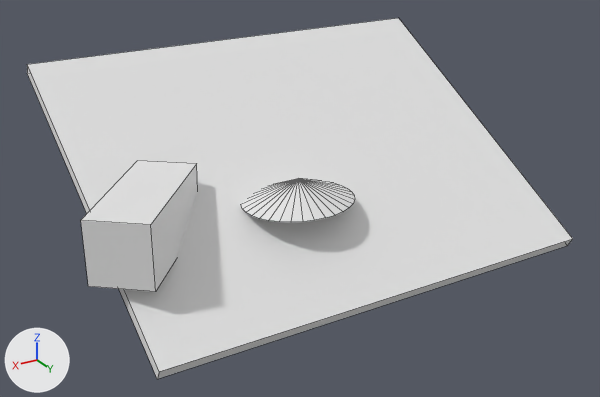
The Blender file starman/starman/res/model/collisionTest/colli.blend, before and after one commit.
Before and after are seen from a camera (50 mm lens) standing at (39.4, 64.7, 29.6) and looking at (1.5, 1.6, -2.0). The lights are fixed; the arrows at lower left show +X, +Y and +Z. Mesh edges are drawn as thin lines.
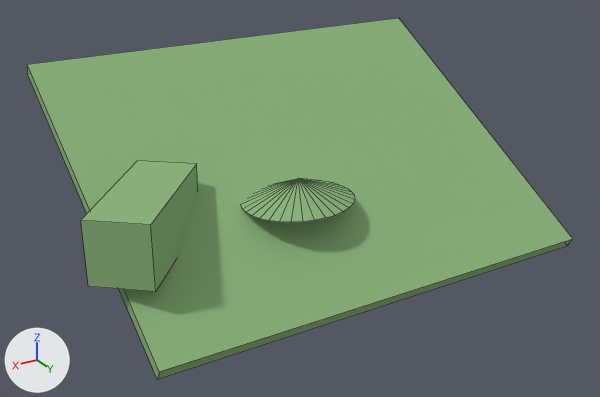
Changed parts and their boxes [x1, y1, x2, y2] in the pictures (600 x 397 px):
'Cube', recoloured (white to green): [27, 18, 573, 379] in both
'Cube.001', recoloured (white to green): [81, 161, 198, 292] in both
'Cone', recoloured (white to green): [241, 178, 355, 222] in both

What the commit changed:
Material 'Material' (mat_material) changes colour from white #e7e7e7 to green #8fb67f; in linear values from (0.8, 0.8, 0.8) to (0.274, 0.467, 0.213).
me_cone has 33 vertices, 33 faces and spans x -1.0..1.0, y -1.0..1.0, z -1.0..1.0.
me_cone now uses material mat_material (green #8fb67f).
